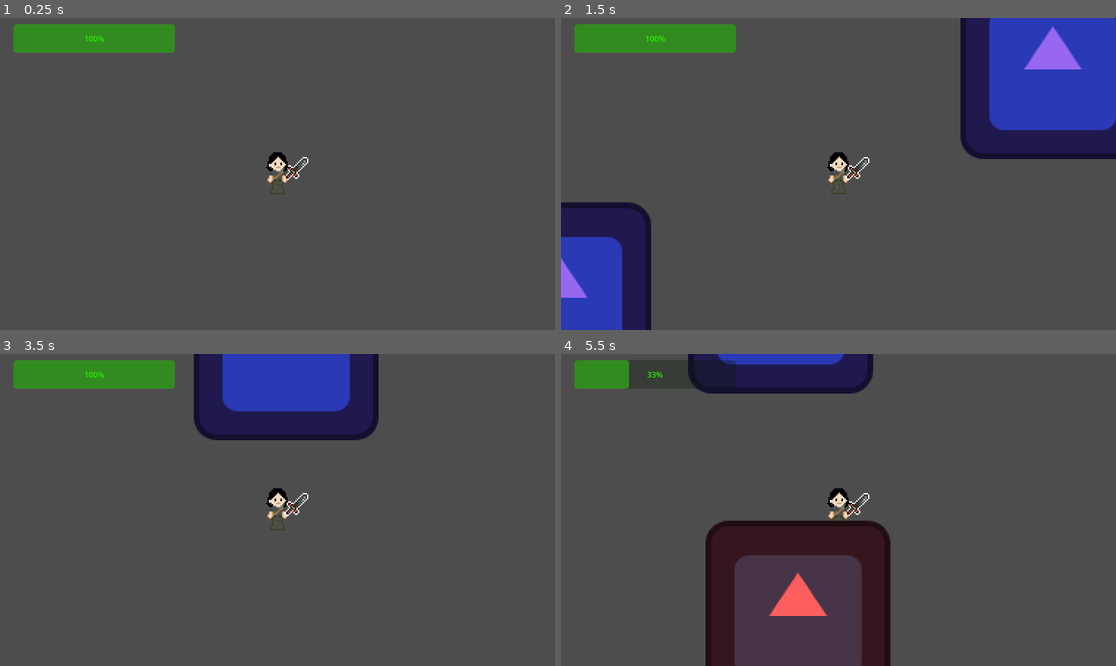
Above: before the commit, frames 1-4 (two rows, left to right).
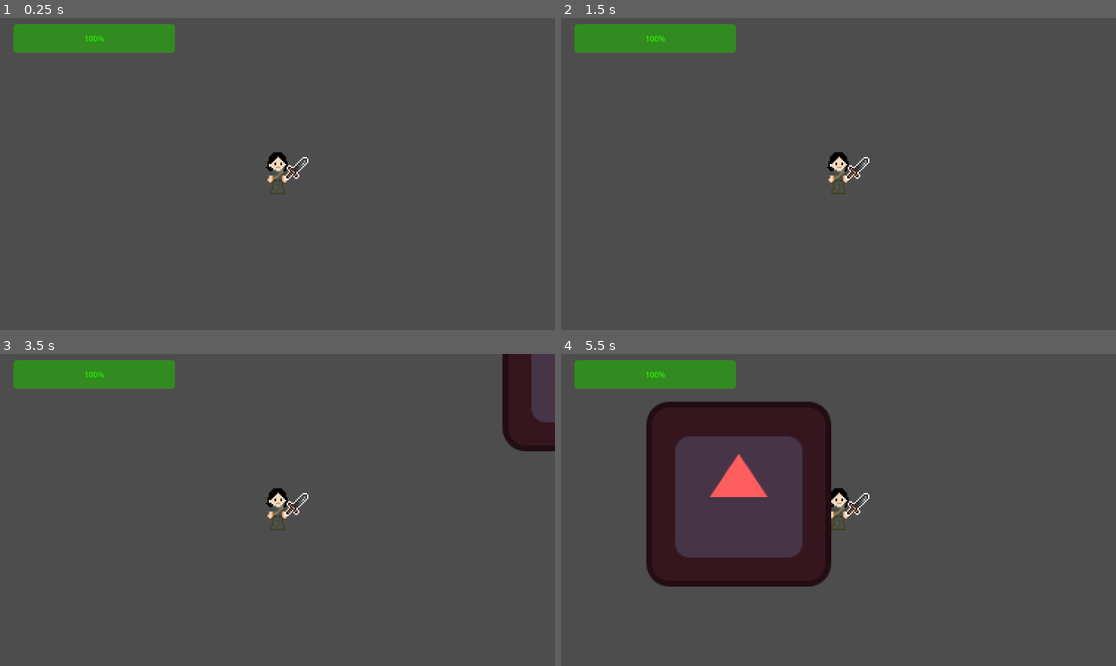
Above: after the commit, the same moments.

Repository: vilu350/Flying-Cats-Studio
Game: Godot game, scene res://scenes/test_map.tscn
Same seed, same stepped clock (60 frames per second), same inputs: the game is played once before the commit and once after it. The project has no main scene, so this scene is started directly. The engine's default icon, where the game draws it, is replaced by a stand-in: a white triangle on a blue panel in a dark square.
Inputs (mouse positions are in pixels of both pictures, inside the frame that each line leads up to):
- Up to frame 1 (0.25 s): no input
- Up to frame 2 (1.5 s): tap Enter at 0.5 s; move the mouse to (960, 158) at 0.52 s; hold D (move_right) 0.53-1.28 s; click (960, 158) at 0.6 s; move the mouse to (727, 189) at 1.27 s; hold Down (move_down) from 1.28 s (still down); click (727, 189) at 1.35 s
- Up to frame 3 (3.5 s): move the mouse to (333, 441) at 2.02 s; release Down (move_down) at 2.03 s; hold D (move_right) 2.03-2.78 s; click (333, 441) at 2.1 s; tap Space at 2.75 s; move the mouse to (249, 572) at 2.77 s; hold Up (move_up) from 2.78 s (still down); click (249, 572) at 2.85 s
- Up to frame 4 (5.5 s): move the mouse to (1005, 556) at 3.52 s; release Up (move_up) at 3.53 s; hold A (move_left) 3.53-5.03 s; click (1005, 556) at 3.6 s; move the mouse to (672, 463) at 4.27 s; click (672, 463) at 4.35 s; move the mouse to (866, 510) at 5.02 s; hold Down (move_down) from 5.03 s (still down); click (866, 510) at 5.1 s

The runs differ from the first frame. In frame 1, less than 0.1% of the frame differs, in the area x 51-53%, y 47-52%; in frame 2, 19%; in frame 3, 12%; in frame 4, 34%, in the area x 11-60%, y 0-100%.
Error after the commit: Parse Error: Identifier "can_slash" not declared in the current scope. (res://scripts/player.gd:91)

Commit message:
ERROr, the animation player, call method doesnt show the func I want to use

Diff:
--- a/flying-cats-studio/project.godot
+++ b/flying-cats-studio/project.godot
@@ -46,6 +46,11 @@
 , Object(InputEventKey,"resource_local_to_scene":false,"resource_name":"","device":-1,"window_id":0,"alt_pressed":false …(186 unchanged characters)…
 ]
 }
+attack={
+"deadzone": 0.2,
+"events": [Object(InputEventMouseButton,"resource_local_to_scene":false,"resource_name":"","device":-1,"window_id":0,"alt_pressed":false,"shift_pressed":false,"ctrl_pressed":false,"meta_pressed":false,"button_mask":1,"position":Vector2(134, 18),"global_position":Vector2(143, 66),"factor":1.0,"button_index":1,"canceled":false,"pressed":true,"double_click":false,"script":null)
+]
+}
 
 [rendering]
 
--- a/flying-cats-studio/scenes/Player.tscn
+++ b/flying-cats-studio/scenes/Player.tscn
@@ -40,7 +40,7 @@
 tracks/0/type = "value"
 tracks/0/imported = false
 tracks/0/enabled = true
-tracks/0/path = NodePath("Sprite2D/PlayerWeapon:rotation")
+tracks/0/path = NodePath("Sprite2D/sword:rotation")
 tracks/0/interp = 1
 tracks/0/loop_wrap = true
 tracks/0/keys = {
@@ -52,7 +52,7 @@
 tracks/1/type = "value"
 tracks/1/imported = false
 tracks/1/enabled = true
-tracks/1/path = NodePath("Sprite2D/PlayerWeapon:scale")
+tracks/1/path = NodePath("Sprite2D/sword:scale")
 tracks/1/interp = 1
 tracks/1/loop_wrap = true
 tracks/1/keys = {
@@ -84,6 +84,17 @@
 "transitions": PackedFloat32Array(1),
 "update": 0,
 "values": [Vector2(1, 1)]
+}
+tracks/4/type = "method"
+tracks/4/imported = false
+tracks/4/enabled = true
+tracks/4/path = NodePath(".")
+tracks/4/interp = 1
+tracks/4/loop_wrap = true
+tracks/4/keys = {
+"times": PackedFloat32Array(),
+"transitions": PackedFloat32Array(),
+"values": []
 }
 
 [sub_resource type="Animation" id="Animation_dqkch"]
@@ -93,7 +104,7 @@
 tracks/0/type = "value"
 tracks/0/imported = false
 tracks/0/enabled = true
-tracks/0/path = NodePath("Sprite2D/PlayerWeapon:rotation")
+tracks/0/path = NodePath("Sprite2D/sword:rotation")
 tracks/0/interp = 1
 tracks/0/loop_wrap = true
 tracks/0/keys = {
@@ -105,7 +116,7 @@
 tracks/1/type = "value"
 tracks/1/imported = false
 tracks/1/enabled = true
-tracks/1/path = NodePath("Sprite2D/PlayerWeapon:position")
+tracks/1/path = NodePath("Sprite2D/sword:position")
 tracks/1/interp = 1
 tracks/1/loop_wrap = true
 tracks/1/keys = {
@@ -168,7 +179,7 @@
 tracks/2/type = "value"
 tracks/2/imported = false
 tracks/2/enabled = true
-tracks/2/path = NodePath("Sprite2D/PlayerWeapon:rotation")
+tracks/2/path = NodePath("Sprite2D/sword:rotation")
 tracks/2/interp = 1
 tracks/2/loop_wrap = true
 tracks/2/keys = {
@@ -180,7 +191,7 @@
 tracks/3/type = "value"
 tracks/3/imported = false
 tracks/3/enabled = true
-tracks/3/path = NodePath("Sprite2D/PlayerWeapon:scale")
+tracks/3/path = NodePath("Sprite2D/sword:scale")
 tracks/3/interp = 1
 tracks/3/loop_wrap = true
 tracks/3/keys = {
@@ -204,7 +215,7 @@
 tracks/5/type = "value"
 tracks/5/imported = false
 tracks/5/enabled = true
-tracks/5/path = NodePath("Sprite2D/PlayerWeapon:position")
+tracks/5/path = NodePath("Sprite2D/sword:position")
 tracks/5/interp = 1
 tracks/5/loop_wrap = true
 tracks/5/keys = {
@@ -239,7 +250,7 @@
 tracks/1/type = "value"
 tracks/1/imported = false
 tracks/1/enabled = true
-tracks/1/path = NodePath("PlayerWeapon:position")
+tracks/1/path = NodePath("sword:position")
 tracks/1/interp = 1
 tracks/1/loop_wrap = true
 tracks/1/keys = {
@@ -251,7 +262,7 @@
 tracks/2/type = "value"
 tracks/2/imported = false
 tracks/2/enabled = true
-tracks/2/path = NodePath("PlayerWeapon:rotation")
+tracks/2/path = NodePath("sword:rotation")
 tracks/2/interp = 1
 tracks/2/loop_wrap = true
 tracks/2/keys = {
@@ -275,7 +286,7 @@
 tracks/4/type = "value"
 tracks/4/imported = false
 tracks/4/enabled = true
-tracks/4/path = NodePath("PlayerWeapon:scale")
+tracks/4/path = NodePath("sword:scale")
 tracks/4/interp = 1
 tracks/4/loop_wrap = true
 tracks/4/keys = {
@@ -292,7 +303,7 @@
 tracks/0/type = "value"
 tracks/0/imported = false
 tracks/0/enabled = true
-tracks/0/path = NodePath("PlayerWeapon:position")
+tracks/0/path = NodePath("sword:position")
 tracks/0/interp = 1
 tracks/0/loop_wrap = true
 tracks/0/keys = {
@@ -304,7 +315,7 @@
 tracks/1/type = "value"
 tracks/1/imported = false
 tracks/1/enabled = true
-tracks/1/path = NodePath("PlayerWeapon:rotation")
+tracks/1/path = NodePath("sword:rotation")
 tracks/1/interp = 1
 tracks/1/loop_wrap = true
 tracks/1/keys = {
@@ -316,7 +327,7 @@
 tracks/2/type = "value"
 tracks/2/imported = false
 tracks/2/enabled = true
-tracks/2/path = NodePath("PlayerWeapon:scale")
+tracks/2/path = NodePath("sword:scale")
 tracks/2/interp = 1
 tracks/2/loop_wrap = true
 tracks/2/keys = {
@@ -369,7 +380,7 @@
 tracks/1/type = "value"
 tracks/1/imported = false
 tracks/1/enabled = true
-tracks/1/path = NodePath("PlayerWeapon:position")
+tracks/1/path = NodePath("sword:position")
 tracks/1/interp = 1
 tracks/1/loop_wrap = true
 tracks/1/keys = {
@@ -381,7 +392,7 @@
 tracks/2/type = "value"
 tracks/2/imported = false
 tracks/2/enabled = true
-tracks/2/path = NodePath("PlayerWeapon:rotation")
+tracks/2/path = NodePath("sword:rotation")
 tracks/2/interp = 1
 tracks/2/loop_wrap = true
 tracks/2/keys = {
@@ -418,23 +429,34 @@
 
 [node name="Player" type="CharacterBody2D"]
 script = ExtResource("1_ij6vw")
+speed = null
+max_speed = null
+acceleration = null
+deceleration = null
+maxHealth = null
+knockbackPower = null
+Left_Slash_time = null
+Right_Slash_time = null
+Left_Slash_Return_time = null
+Right_Slash_Return_time = null
+weapon_damage = null
 
 [node name="Sprite2D" type="Sprite2D" parent="."]
 position = Vector2(-2, -4)
 scale = Vector2(-1, 1)
 texture = ExtResource("2_qhqgy")
 
-[node name="PlayerWeapon" parent="Sprite2D" instance=ExtResource("3_dqkch")]
+[node name="sword" parent="Sprite2D" instance=ExtResource("3_dqkch")]
 position = Vector2(-7.0000005, 8)
 rotation = 4.6844635
 
-[node name="looking left" type="AnimationPlayer" parent="Sprite2D/PlayerWeapon"]
+[node name="looking left" type="AnimationPlayer" parent="Sprite2D/sword"]
 root_node = NodePath("../../..")
 libraries = {
 &"": SubResource("AnimationLibrary_smehm")
 }
 
-[node name="looking right" type="AnimationPlayer" parent="Sprite2D/PlayerWeapon"]
+[node name="looking right" type="AnimationPlayer" parent="Sprite2D/sword"]
 root_node = NodePath("../..")
 libraries = {
 &"": SubResource("AnimationLibrary_y4r1p")
--- a/flying-cats-studio/scripts/player.gd
+++ b/flying-cats-studio/scripts/player.gd
@@ -12,7 +12,7 @@
 @export var deceleration := 1100.0
 @onready var hurt_box: Area2D = $HurtBox
 @onready var hurt_timer: Timer = $HurtTimer
-@onready var player_weapon: Sprite2D = $Sprite2D/PlayerWeapon
+@onready var sword: Sprite2D = $Sprite2D/sword
 
 @export var maxHealth = 30
 @onready var currentHealth: int = maxHealth
@@ -29,7 +29,6 @@
 var lastAnimDirection: String = "Down"
 var isHurt: bool = false
 var isAttacking: bool = false
-
 
 
 func _ready():
@@ -89,6 +88,14 @@
 			if area.name == "HitBox":
 				hurtByEnemy(area)
 
+	if Input.is_action_just_pressed("attack") and can_slash:
+		$Sprite2D/sword/AnimationPlayer.speed_scale = $Sprite2D/sword/AnimationPlayer.get_animation("left_slash").length / left_slash_time
+		$Sprite2D/sword/AnimationPlayer.play("left_slash")
+		can_slash = false
+
+func spawn_slash():
+	pass
+
 func hurtByEnemy(area):
 	currentHealth -= 10
 	if currentHealth < 0:
